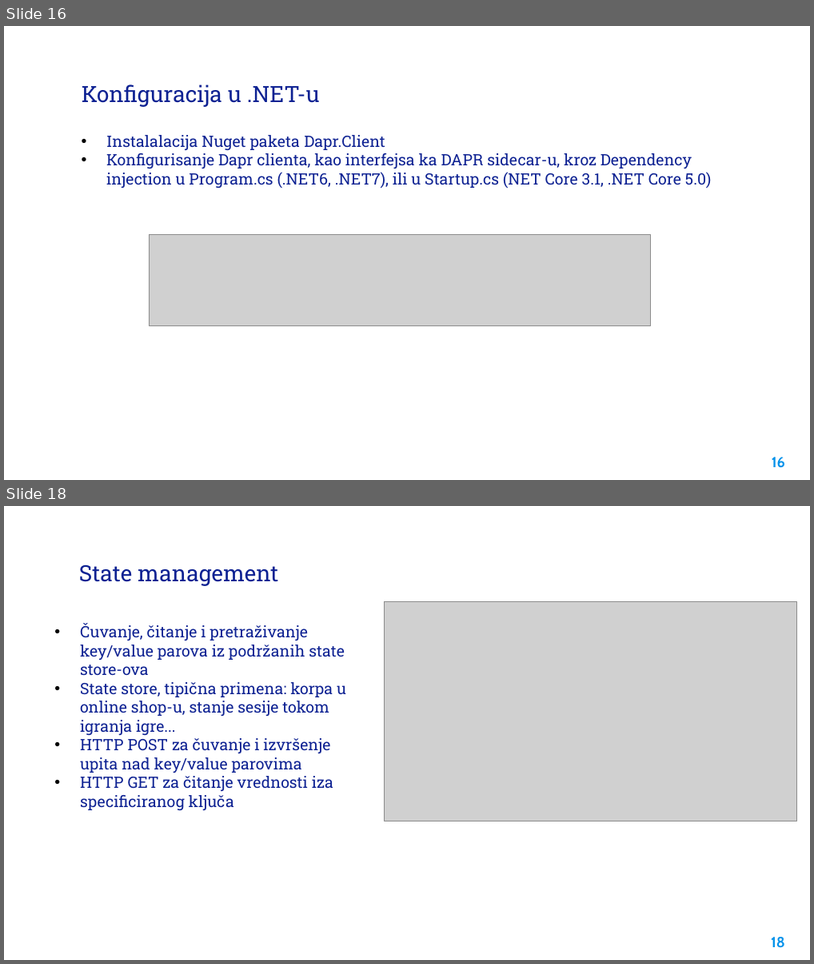
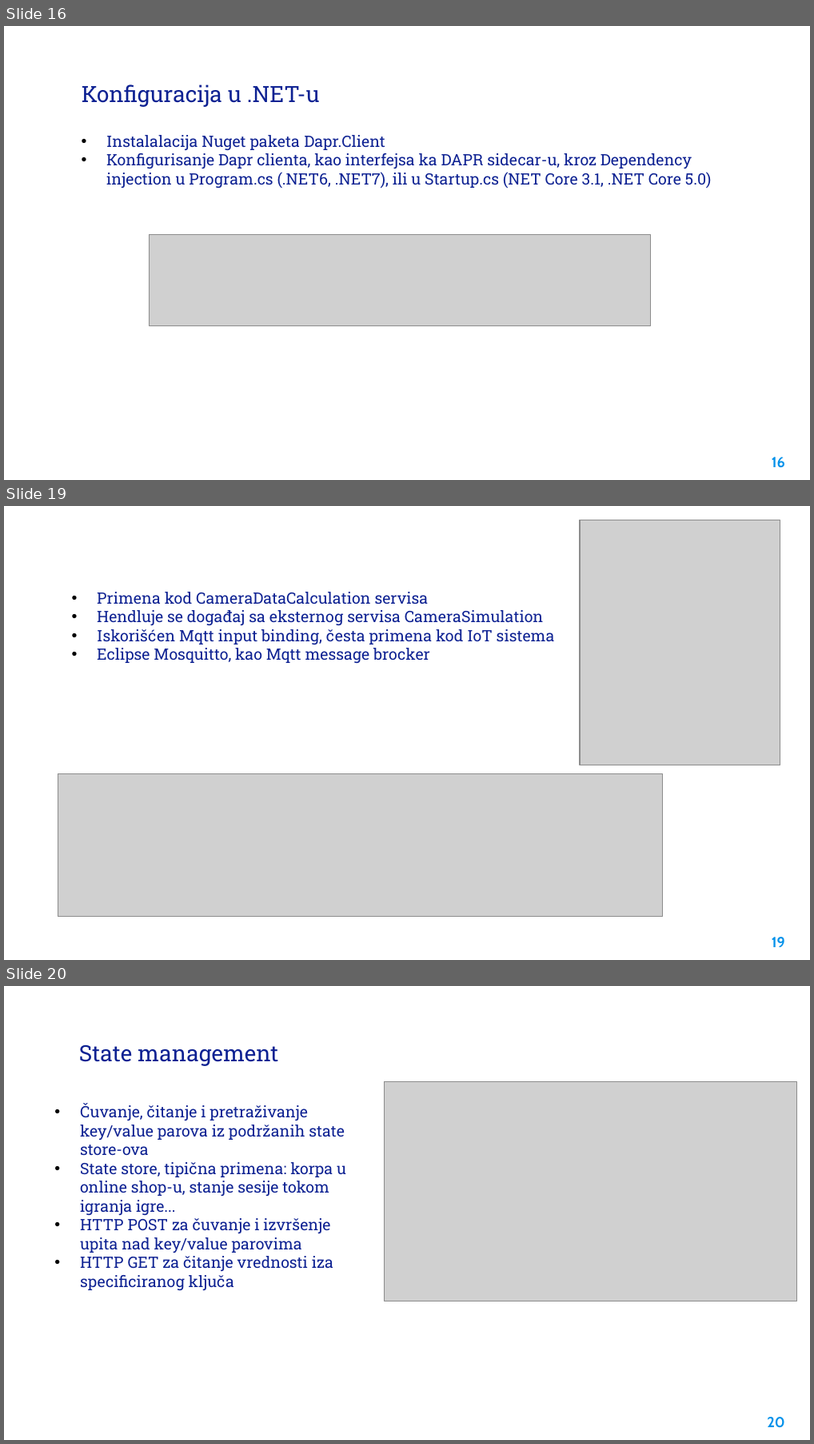
Before and after one commit to cakicpredragdeveloper/dapr-microservices, a slide deck: power point presentation/DAPR.pptx. Shown one above the other, each under a label of ours: slides 16 and 18 before the commit, slides 16, 19 and 20 after it; the slides between them are not shown. The pictures are 814x964 and 814x1444 pixels, drawn with LibreOffice and Linux fonts; fonts in the diff are those of the drawing; grey boxes stand for pictures; background and template pictures are left out. Boxes give left, top, right and bottom in pixels: in the first picture for what was removed or moved away, otherwise in the second. Text is boxed around its words. In the diff, an @@ line names an element or a change of style, - is before the commit and + after.

Commit message:
PP presentation: Binding, Input binding

```diff
--- a/power point presentation/DAPR.pptx
+++ b/power point presentation/DAPR.pptx
@@ slide 19 added at <box>4,506,810,960</box>, background picture (left out) @@
@@ picture added at <box>580,520,780,765</box> @@
@@ text added at <box>97,592,555,663</box>, 14 pt, text #0D2192 @@
+• Primena kod CameraDataCalculation servisa
+• Hendluje se događaj sa eksternog servisa CameraSimulation
+• Iskorišćen Mqtt input binding, česta primena kod IoT sistema
+• Eclipse Mosquitto, kao Mqtt message brocker
@@ picture added at <box>58,774,663,916</box> @@
@@ page number added at <box>772,936,786,947</box>, 13 pt, text #0091EA, bold @@
+19
@@ what was slide 18 is now slide 20 @@
@@ page number at <box>767,1416,785,1427</box>: text changed @@
-18
+20
```
Also in this commit, not shown: 1 slide changed, 1 other slide added.
